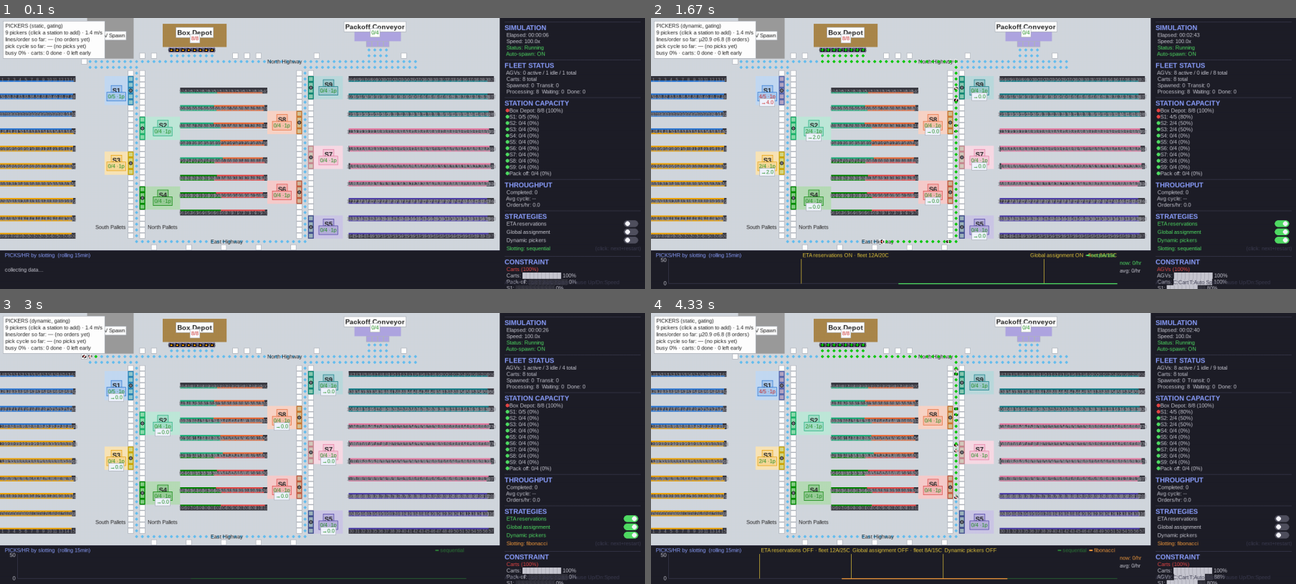
Above: before the commit, frames 1-4 (two rows, left to right).
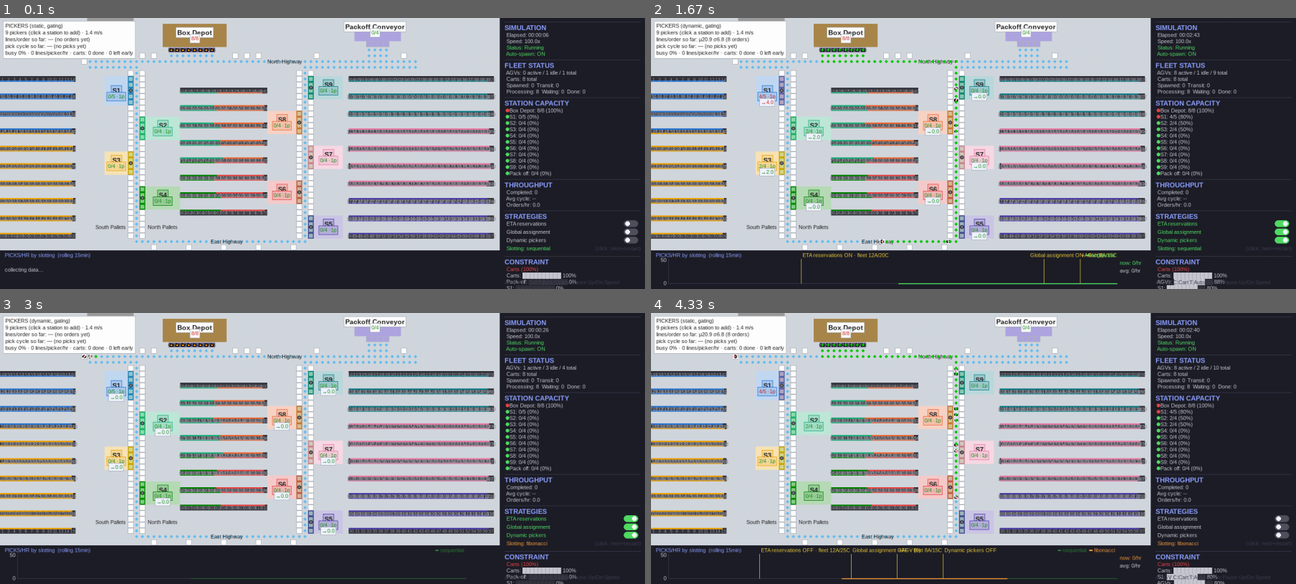
Above: after the commit, the same moments.

Repository: gompcc/WarehouseRepSim
Game: pygame game, started from agv_simulation/__main__.py
Same seed, same stepped clock (60 frames per second), same inputs: the game is played once before the commit and once after it.
Inputs:
- Up to frame 1 (0.1 s): no input
- Up to frame 2 (1.67 s): click "ETA reservations" at 0.38 s; tap D at 0.67 s; click "Global assignment" at 1.05 s; click "Dynamic pickers" at 1.38 s
- Up to frame 3 (3 s): tap Space at 1.67, 2.33 s; click "Slotting: sequential" at 2.05 s; click "Slotting: aisle_proximal" at 2.72 s
- Up to frame 4 (4.33 s): click "ETA reservations" at 3.05 s; click "Global assignment" at 3.38 s; click "Dynamic pickers" at 3.72 s; tap A at 4 s

The runs differ from the first frame. In frame 1, 0.7% of the frame differs, in the area x 4-21%, y 1-15%; in frame 2, 0.9%; in frame 3, 0.7%; in frame 4, 0.9%, in the area x 4-90%, y 1-100%.

Commit message:
Auto-add AGV after 10s of AGV constraint; live lines/picker/hr stat
- GUI auto-scaling (user rule): each sim step checks the dispatcher's
  constraint readout; when 'AGVs' stays the top constraint for 10
  continuous sim-seconds, one AGV joins via the normal spawn pipeline
  ('+AGV (n)' marker on the strip). Clock resets on any other
  constraint and on world rebuilds. Directly attacks the new
  transport-bound regime exposed by multi-picker sharing (pickers 10%
  busy, stations full of done carts, 10/10 AGVs saturated).
- picker stats gain lines_per_picker_hr (picks / crew-hours; business
  target 240) — in the stats dict (headless export included) and on
  the live overlay's busy line.

85 tests green.

Co-Authored-By: Claude Fable 5 <noreply@anthropic.com>

Diff:
--- a/agv_simulation/__main__.py
+++ b/agv_simulation/__main__.py
@@ -104,6 +104,7 @@
     paused: bool = False
     toggle_rects: dict = {}
     strategy_events: list[tuple[float, str]] = []  # graph markers
+    agv_constraint_s: float = 0.0  # continuous sim-s with AGVs as constraint
 
     # Per-slotting picks/hr curves: slotting -> [(sim_t, cumulative picks)].
     # Survives world restarts so strategies can be compared on one graph.
@@ -329,6 +330,7 @@
                     agvs, carts = env.agvs, env.carts
                     selected_agv = None       # belonged to the old world
                     strategy_events = []      # markers use old-run sim times
+                    agv_constraint_s = 0.0    # constraint clock restarts too
                     last_sample_t = 0.0
                     logger.info(
                         "[Slotting] %s -> %s — world restarted (seed %d, fleet %dA/%dC)",
@@ -441,6 +443,25 @@
             dispatcher.update(carts, agvs, graph, tiles, sim_elapsed=env.sim_elapsed)
             env.audit(sim_dt)
 
+            # Auto-scale AGVs (user rule 2026-07-14): whenever AGVs are the
+            # binding constraint for >10 continuous sim-seconds, add one.
+            (top_name, _top_pct), _scores = dispatcher.get_constraint(carts, agvs)
+            if top_name == "AGVs":
+                agv_constraint_s += sim_dt
+                if agv_constraint_s >= 10.0:
+                    agv_constraint_s = 0.0
+                    env.agv_preload_remaining += 1
+                    fleet_n = len(agvs) + env.agv_preload_remaining
+                    strategy_events.append(
+                        (env.sim_elapsed, f"+AGV ({fleet_n})")
+                    )
+                    logger.info(
+                        "[AutoScale] AGVs constrained 10s → +1 AGV (fleet %d)",
+                        fleet_n,
+                    )
+            else:
+                agv_constraint_s = 0.0
+
             if env.sim_elapsed - last_sample_t >= PICKS_SAMPLE_INTERVAL:
                 picks_history.setdefault(env.catalog.slotting, []).append(
                     (env.sim_elapsed, float(env.pickers.picks_done))
--- a/agv_simulation/picker.py
+++ b/agv_simulation/picker.py
@@ -501,6 +501,10 @@
             "busy_fraction": (
                 self.busy_seconds / total_crew_seconds if total_crew_seconds else 0.0
             ),
+            # Throughput per picker (business target: 240 lines/picker/hr)
+            "lines_per_picker_hr": (
+                n / (total_crew_seconds / 3600.0) if total_crew_seconds else 0.0
+            ),
             "per_station": {
                 sid: {
                     "picks_done": int(s["picks_done"]),
--- a/agv_simulation/picker_view.py
+++ b/agv_simulation/picker_view.py
@@ -80,6 +80,7 @@
         lines_order,
         pick_cycle,
         f"busy {live['busy_fraction']:.0%}"
+        f" · {live['lines_per_picker_hr']:.0f} lines/picker/hr"
         f" · carts: {live['carts_served']} done"
         f" · {live['carts_left_early']} left early",
     ]
